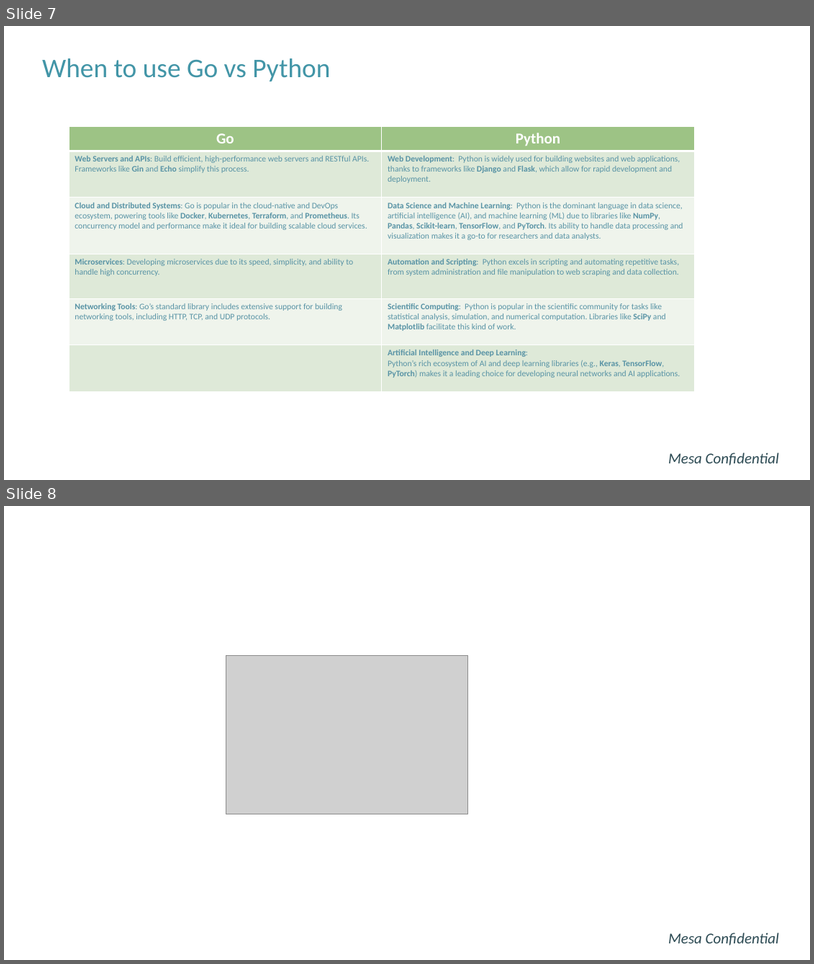
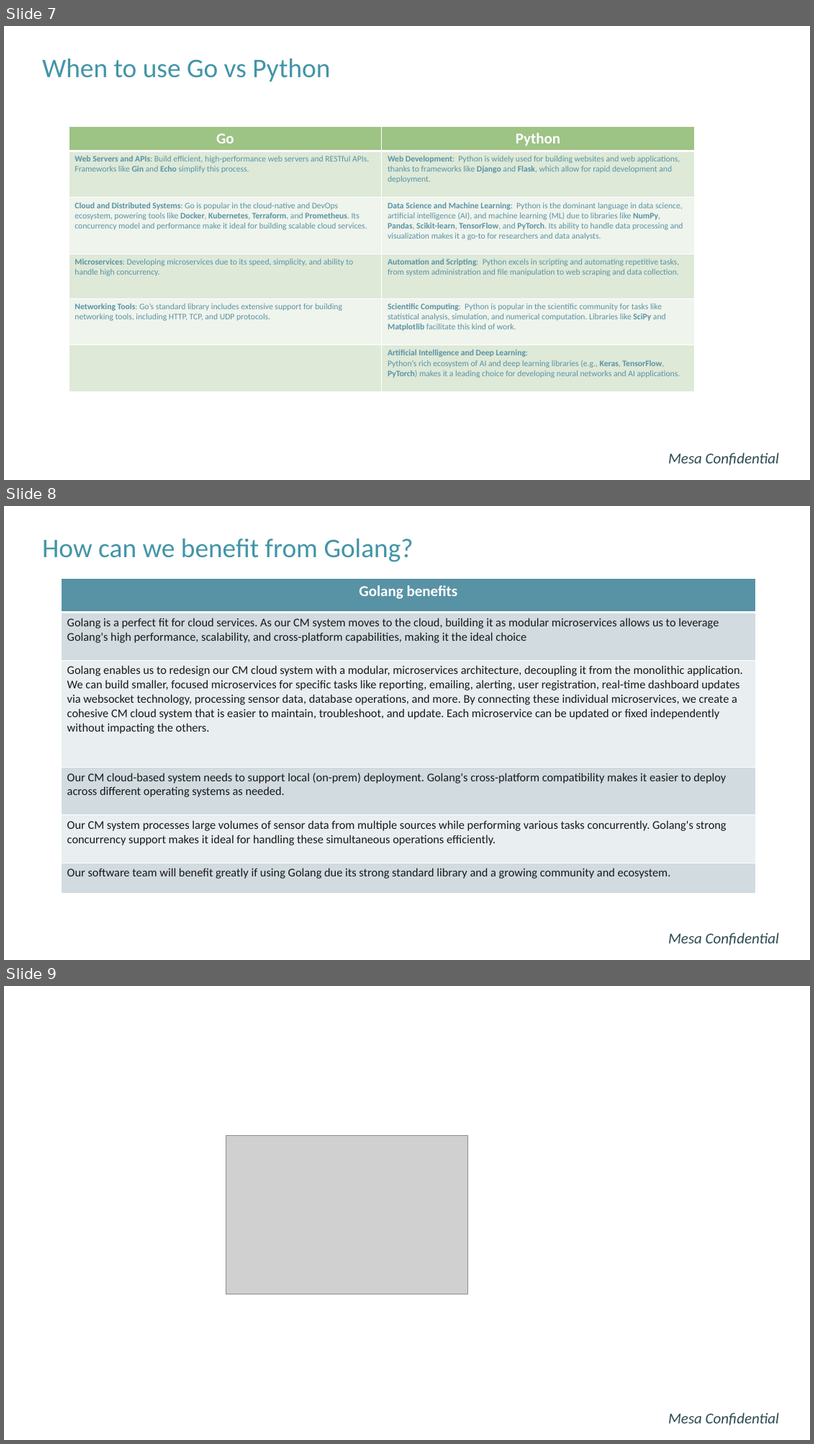
Before and after one commit to hunghpham/MVP-Application-Sensor-Telemetry-System, a slide deck: Power Point Slides/Go vs Python.pptx. Shown one above the other, each under a label of ours: slides 7 and 8 before the commit, slides 7, 8 and 9 after it. The pictures are 814x964 and 814x1444 pixels, drawn with LibreOffice and Linux fonts; fonts in the diff are those of the drawing; grey boxes stand for pictures; background and template pictures are left out. Boxes give left, top, right and bottom in pixels: in the first picture for what was removed or moved away, otherwise in the second. Text is boxed around its words. In the diff, an @@ line names an element or a change of style, - is before the commit and + after.

```diff
--- a/Power Point Slides/Go vs Python.pptx
+++ b/Power Point Slides/Go vs Python.pptx
@@ slide 8 added at [4, 506, 810, 960], background #FFFFFF @@
@@ title added at [42, 538, 414, 562], 32 pt, text #4295A7 @@
+How can we benefit from Golang?
@@ table added at [61, 579, 756, 893], 6 rows, 1 columns @@
+Golang benefits
+Golang is a perfect fit for cloud services. As our CM system moves to the cloud, building it as modular microservices allows us to leverage Golang's high performance, scalability, and cross-platform capabilities, making it the ideal choice
+Golang enables us to redesign our CM cloud system with a modular, microservices architecture, decoupling it from the monolithic application. We can build smaller, focused microservices for specific tasks like reporting, emailing, alerting, user registration, real-time dashboard updates via websocket technology, processing sensor data, database operations, and more. By connecting these individual microservices, we create a cohesive CM cloud system that is easier to maintain, troubleshoot, and update. Each microservice can be updated or fixed independently without impacting the others.
+Our CM cloud-based system needs to support local (on-prem) deployment. Golang's cross-platform compatibility makes it easier to deploy across different operating systems as needed.
+Our CM system processes large volumes of sensor data from multiple sources while performing various tasks concurrently. Golang's strong concurrency support makes it ideal for handling these simultaneous operations efficiently.
+Our software team will benefit greatly if using Golang due its strong standard library and a growing community and ecosystem.
@@ text added at [669, 932, 779, 945], 18 pt, text #2C4A52, italic @@
+Mesa Confidential
@@ what was slide 8 is now slide 9 @@
```
Also in this commit, not shown: 1 slide changed, 4 other files.
